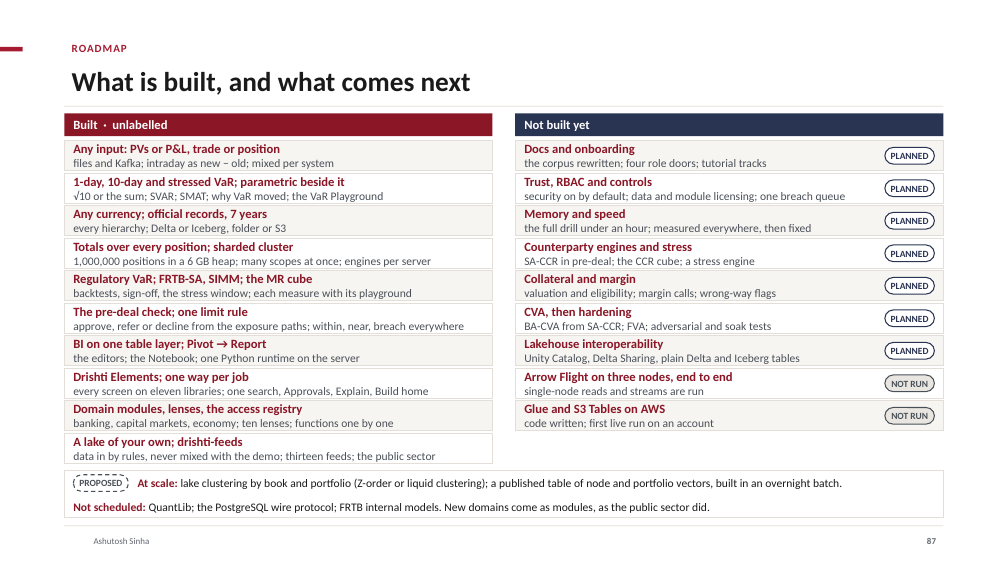
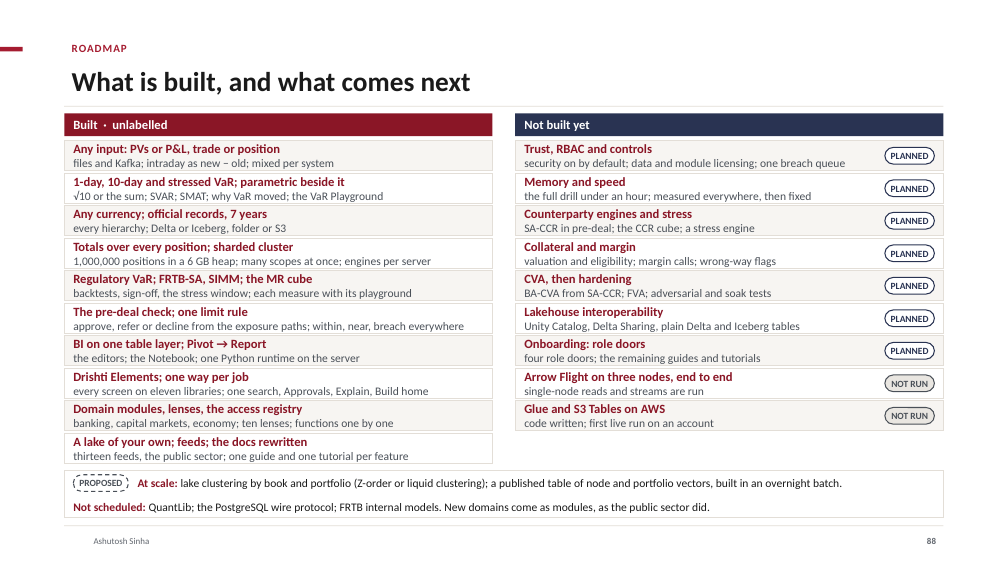
Before and after one commit to ajsinha/drishti, a slide deck: slide 88 of docs/publications/Drishti-VaR-Engine.pptx (slide 87 before the commit). Drawn at 1008x567 pixels with LibreOffice and Linux fonts; fonts in the diff are those of the drawing; background and template pictures are left out. Boxes give left, top, right and bottom in pixels: in the first picture for what was removed or moved away, otherwise in the second. Text is boxed around its words. In the diff, an @@ line names an element or a change of style, - is before the commit and + after.

```diff
--- a/docs/publications/Drishti-VaR-Engine.pptx
+++ b/docs/publications/Drishti-VaR-Engine.pptx
@@ text removed at (524, 144, 767, 169) @@
-Docs and onboarding
-the corpus rewritten; four role doors; tutorial tracks
@@ 3 texts: place and size @@
-3 texts at (524, 177, 846, 331)
+3 texts at (524, 144, 846, 298)
@@ 3 texts: place and size @@
-3 texts at (524, 209, 812, 364)
+3 texts at (524, 177, 812, 332)
@@ text added at (524, 339, 760, 364), 11 pt, text #4A5058 @@
+Onboarding: role doors
+four role doors; the remaining guides and tutorials
@@ text at (73, 437, 409, 462): text changed @@
-A lake of your own; drishti-feeds
-data in by rules, never mixed with the demo; thirteen feeds; the public sector
+A lake of your own; feeds; the docs rewritten
+thirteen feeds, the public sector; one guide and one tutorial per feature
@@ page number at (927, 538, 936, 544): text changed @@
-87
+88
```
Also in this commit, not shown: 5 other slides changed, 1 slide added, 3 other files.
